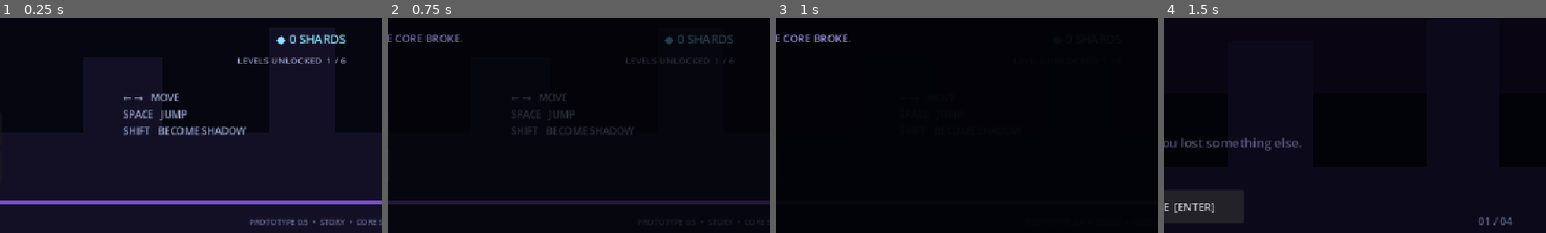
Above: before the commit, frames 1-4 (left to right).
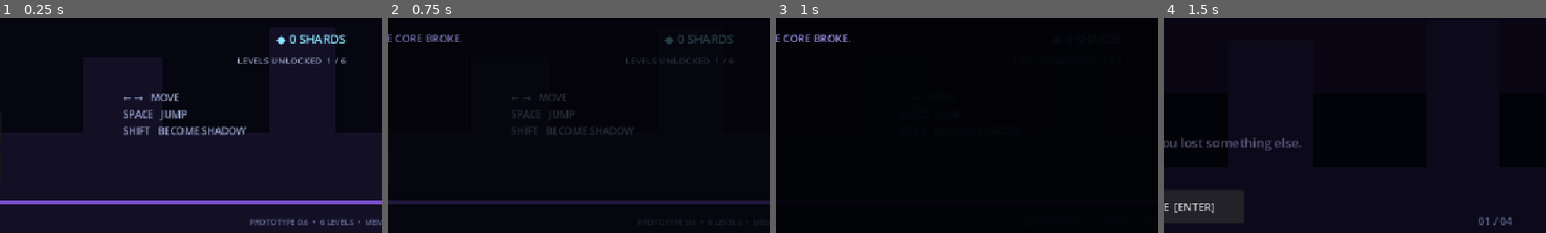
Above: after the commit, the same moments.

Repository: Yass29/shadow-run
Game: Godot game, scene res://main_menu.tscn
The game is run twice, just before and just after one commit, with the same random seed, the same clock (stepped at 60 frames per second) and the same inputs.
Inputs:
- Up to frame 1 (0.25 s): no input
- Up to frame 2 (0.75 s): click "STORY" at 0.5 s
- Up to frame 3 (1 s): no input
- Up to frame 4 (1.5 s): click "CONTINUE [ENTER]" at 1.25 s
The pictures show only the part of the screen within x 50-100%, y 46-96%; the shares and areas given below are measured in that part.

The runs differ from the first frame. In frame 1, 0.2% of the frame differs, in the area x 79-100%, y 93-97%; in frame 2, less than 0.1%; in frame 3, less than 0.1%; in frame 4, nothing differs.

Commit message:
Refresh menu for v0.6 progression

Diff:
--- a/main_menu.tscn
+++ b/main_menu.tscn
@@ -124,7 +124,7 @@
 offset_bottom = 378.0
 theme_override_colors/font_color = Color(0.58, 0.62, 0.77, 1)
 theme_override_font_sizes/font_size = 14
-text = "LEVELS UNLOCKED  1 / 5"
+text = "LEVELS UNLOCKED  1 / 6"
 horizontal_alignment = 2
 
 [node name="Controls" type="Label" parent="."]
@@ -143,7 +143,7 @@
 offset_bottom = 620.0
 theme_override_colors/font_color = Color(0.38, 0.4, 0.55, 1)
 theme_override_font_sizes/font_size = 12
-text = "PROTOTYPE 0.5  •  STORY  •  CORE SENTINEL"
+text = "PROTOTYPE 0.6  •  6 LEVELS  •  MEMORIES"
 horizontal_alignment = 2
 
 [connection signal="pressed" from="PlayButton" to="." method="_on_play_pressed"]
